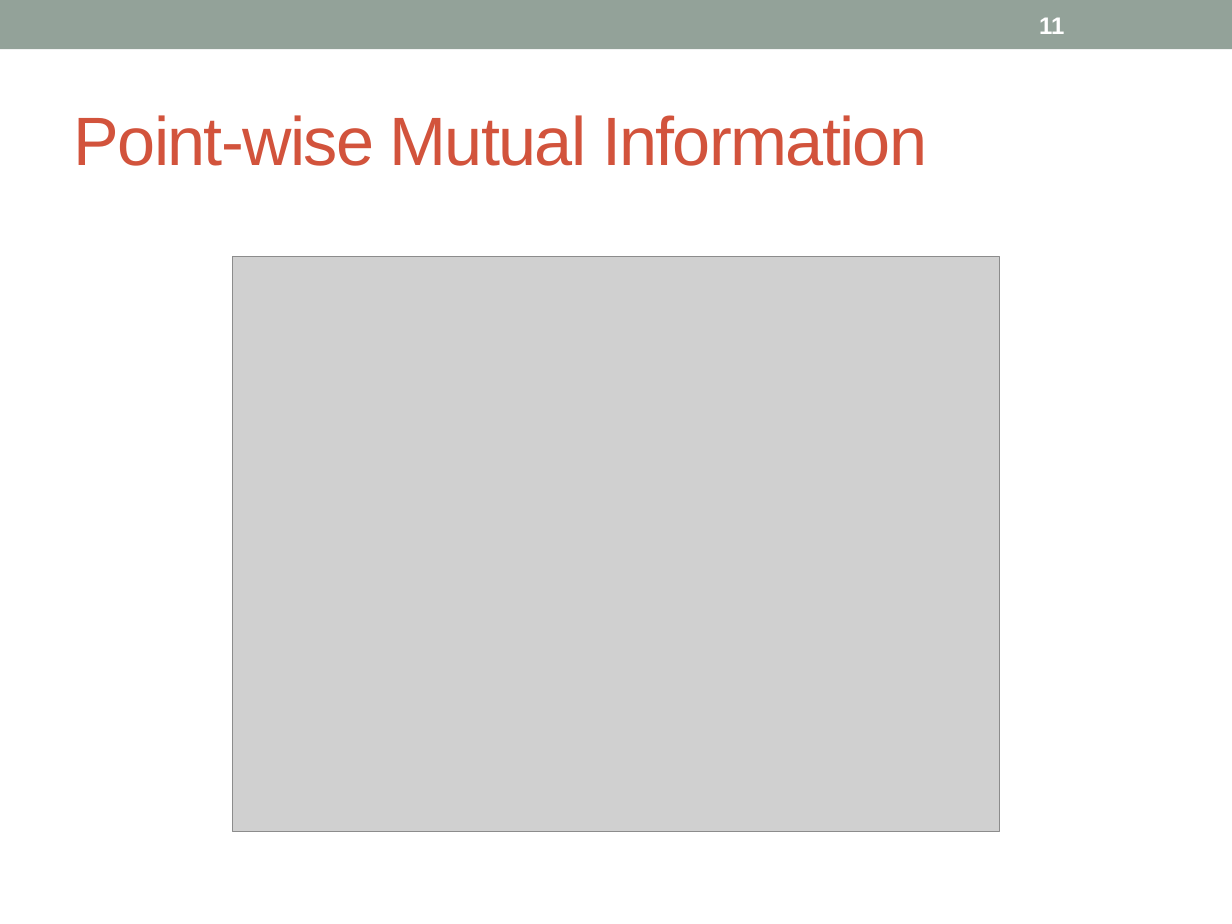
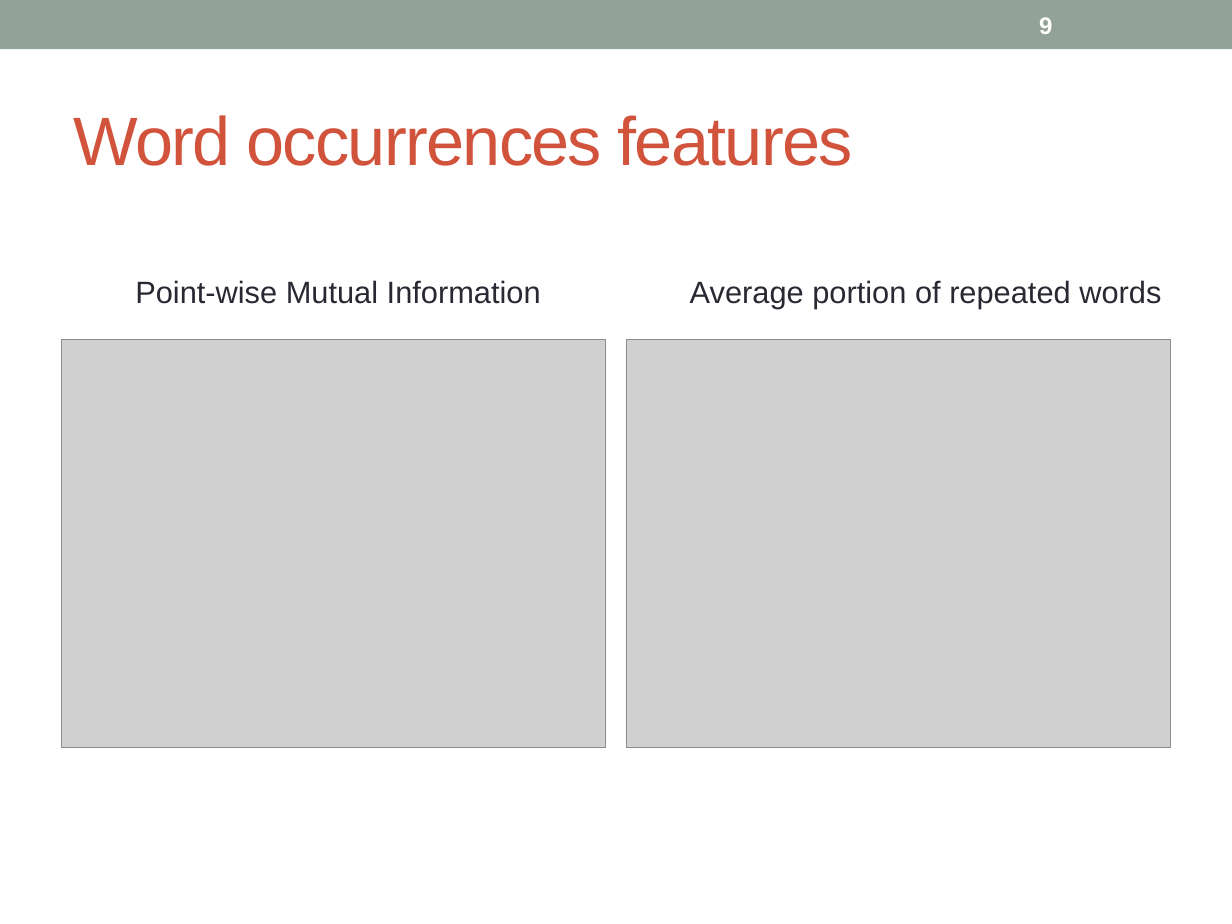
Before and after one commit to hunterhector/LangStats12Spring, a slide deck: slide 9 of Slides/11761-slides.pptx (slide 11 before the commit). Drawn at 1232x924 pixels with LibreOffice and Linux fonts; fonts in the diff are those of the drawing; grey boxes stand for pictures. Boxes give left, top, right and bottom in pixels: in the first picture for what was removed or moved away, otherwise in the second. Text is boxed around its words. In the diff, an @@ line names an element or a change of style, - is before the commit and + after.

```diff
--- a/Slides/11761-slides.pptx
+++ b/Slides/11761-slides.pptx
@@ page number at (x1=1039, y1=17, x2=1052, y2=34): text changed @@
-11
+9
@@ title at (x1=74, y1=115, x2=853, y2=166): text changed @@
-Point-wise Mutual Information
+Word occurrences features
@@ text added at (x1=135, y1=280, x2=541, y2=304), 18 pt, text #292934 @@
+Point-wise Mutual Information
@@ text added at (x1=690, y1=280, x2=1161, y2=309), 18 pt, text #292934 @@
+Average portion of repeated words
@@ picture resized from (x1=233, y1=256, x2=999, y2=832) to (x1=62, y1=339, x2=606, y2=747) @@
@@ picture added at (x1=626, y1=339, x2=1170, y2=747) @@
```
Also in this commit, not shown: 8 other slides changed, 2 slides added, 4 slides removed.
